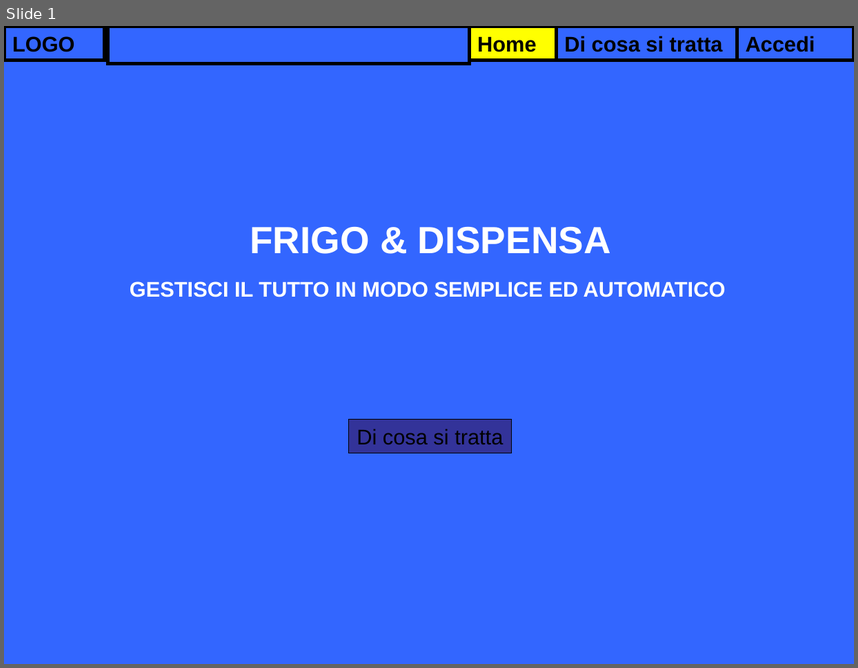
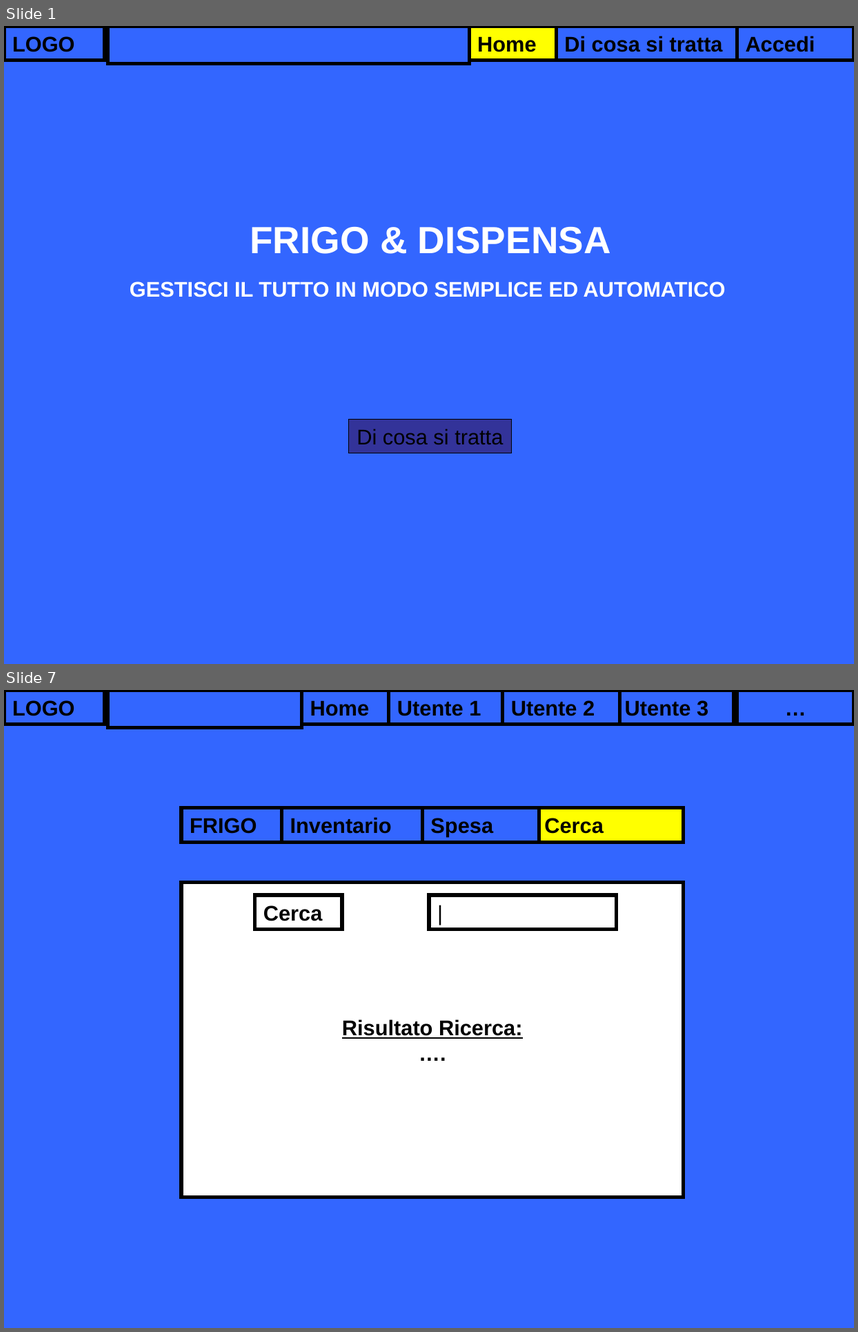
Before and after one commit to GiulioGB/ProgettoMaturita_FrigoAutomatico, a slide deck: Implementazione/Presentazione1.ppt. Shown one above the other, each under a label of ours: slide 1 before the commit, slides 1 and 7 after it; the slides between them are not shown. The pictures are 858x668 and 858x1332 pixels, drawn with LibreOffice and Linux fonts; fonts in the diff are those of the drawing. Boxes give left, top, right and bottom in pixels: in the first picture for what was removed or moved away, otherwise in the second. Text is boxed around its words. In the diff, an @@ line names an element or a change of style, - is before the commit and + after.

```diff
--- a/Implementazione/Presentazione1.ppt
+++ b/Implementazione/Presentazione1.ppt
@@ slide 7 added at bbox=[4, 690, 854, 1328], background #3366FF @@
@@ rectangle added at bbox=[4, 690, 104, 724], outline #000000 3 pt, 18 pt, text #000000, bold @@
+LOGO
@@ rectangle added at bbox=[107, 690, 301, 727], outline #000000 3 pt @@
@@ rectangle added at bbox=[301, 690, 388, 724], outline #000000 3 pt, 18 pt, text #000000, bold @@
+Home
@@ rectangle added at bbox=[389, 690, 503, 724], fill #3366FF, outline #000000 3 pt, 18 pt, text #000000, bold @@
+Utente 1
@@ rectangle added at bbox=[503, 690, 620, 724], fill #3366FF, outline #000000 3 pt, 18 pt, text #000000, bold @@
+Utente 2
@@ rectangle added at bbox=[616, 690, 733, 724], fill #3366FF, outline #000000 3 pt, 18 pt, text #000000, bold @@
+Utente 3
@@ rectangle added at bbox=[737, 690, 854, 724], outline #000000 3 pt, 18 pt, text #000000, bold @@
+…
@@ rectangle added at bbox=[181, 808, 282, 842], outline #000000 3 pt, 18 pt, text #000000, bold @@
+FRIGO
@@ rectangle added at bbox=[282, 808, 422, 842], fill #3366FF, outline #000000 3 pt, 18 pt, text #000000, bold @@
+Inventario
@@ rectangle added at bbox=[422, 808, 539, 842], fill #3366FF, outline #000000 3 pt, 18 pt, text #000000, bold @@
+Spesa
@@ rectangle added at bbox=[536, 808, 683, 842], fill #FFFF00, outline #000000 3 pt, 18 pt, text #000000, bold @@
+Cerca
@@ rectangle added at bbox=[181, 882, 684, 1196], fill #FFFFFF, outline #000000 3 pt, 18 pt, text #000000, bold, underline @@
+Risultato Ricerca:
+….
@@ rectangle added at bbox=[254, 895, 341, 929], outline #000000 3 pt, 18 pt, text #000000, bold @@
+Cerca
@@ rectangle added at bbox=[429, 895, 616, 929], outline #000000 3 pt, 18 pt, text #000000 @@
+|
```
Also in this commit, not shown: 3 slides changed, 2 other slides added, 1 slide removed.
